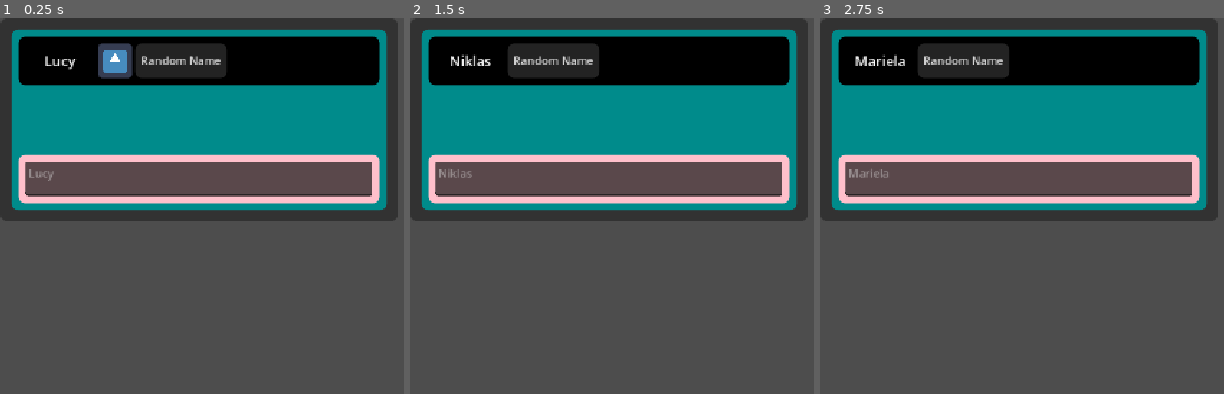
Above: before the commit, frames 1-3 (left to right).
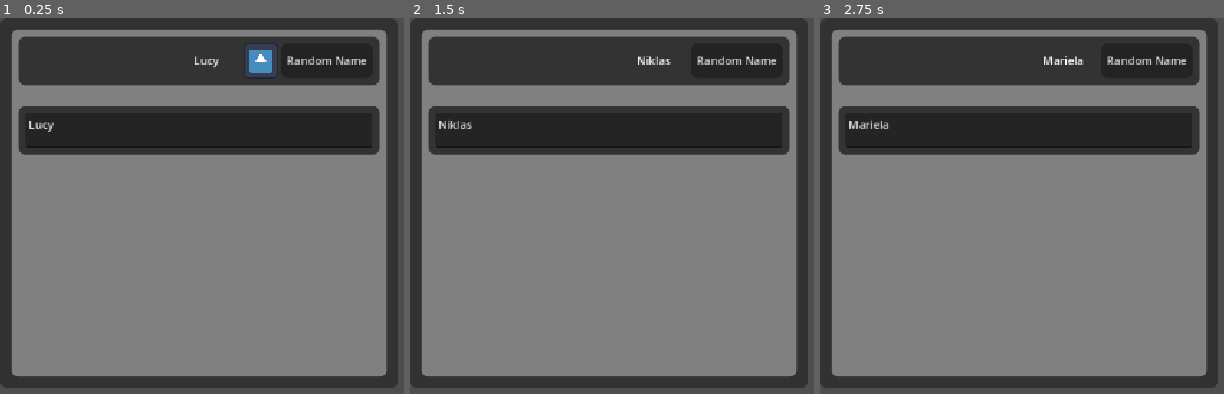
Above: after the commit, the same moments.

Repository: ElvisVilla/GDScriptUI
Game: Godot game, scene res://examples/ViewExample.tscn
Same seed, same stepped clock (60 frames per second), same inputs: the game is played once before the commit and once after it. The engine's default icon, where the game draws it, is replaced by a stand-in: a white triangle on a blue panel in a dark square.
Inputs:
- Up to frame 1 (0.25 s): no input
- Up to frame 2 (1.5 s): click "Random Name" at 0.5 s; click "Random Name" at 1.25 s
- Up to frame 3 (2.75 s): click "Random Name" at 2 s

The runs differ from the first frame. In frame 1, 88% of the frame differs, in the area x 0-99%, y 3-99%; in frame 2, 88%; in frame 3, 88%.
Error after the commit: Attempt to call function 'get_method_list' in base 'null instance' on a null instance. (res://framework/core/UIRoot.gd:17)

Commit message:
Implement SizeFlags
Fix paddin at background

Diff:
--- a/framework/builders/BaseBuilder.gd
+++ b/framework/builders/BaseBuilder.gd
@@ -4,156 +4,208 @@
 var _content_node: Control # The actual control being built (Button, Label, etc.)
 var _margin_node: MarginContainer # Optional margin wrapper
 var _panel_node: PanelContainer # Optional panel background wrapper
+var _panel_margin_node: MarginContainer # Optional panel and margin wrapper
 var _use_margin: bool = false # Flag to determine if we're using margin
 var _use_panel: bool = false # Flag to determine if we're using panel background
+var _use_panel_margin: bool = false # Flag to determine if we're using panel and margin
 
 func _init():
-    pass
+	pass
 
 # Creates and configures the margin container if needed
 func _setup_margin_if_needed():
-    if _use_margin and not _margin_node:
-        _margin_node = MarginContainer.new()
-        if _content_node.get_parent():
-            var parent = _content_node.get_parent()
-            parent.remove_child(_content_node)
-            parent.add_child(_margin_node)
-            _margin_node.add_child(_content_node)
-        else:
-            _margin_node.add_child(_content_node)
+	if _use_margin and not _margin_node:
+		_margin_node = MarginContainer.new()
+		if _content_node.get_parent():
+			var parent = _content_node.get_parent()
+			parent.remove_child(_content_node)
+			parent.add_child(_margin_node)
+			_margin_node.add_child(_content_node)
+		else:
+			_margin_node.add_child(_content_node)
+
+func _setup_panel_margin_if_needed():
+	if _use_panel_margin and not _panel_margin_node:
+		_panel_margin_node = MarginContainer.new()
+
+		# First make sure panel exists
+		if not _panel_node:
+			_setup_panel_if_needed()
+
+		# Now reparent the panel into the panel margin
+		if _panel_node.get_parent():
+			var parent = _panel_node.get_parent()
+			parent.remove_child(_panel_node)
+			parent.add_child(_panel_margin_node)
+			_panel_margin_node.add_child(_panel_node)
+		else:
+			_panel_margin_node.add_child(_panel_node)
+
 
 # Creates and configures the panel container if needed
 func _setup_panel_if_needed():
-    if _use_panel and not _panel_node:
-        _panel_node = PanelContainer.new()
-
-        # If we already have a margin, place the panel outside the margin
-        if _use_margin and _margin_node:
-            if _margin_node.get_parent():
-                var parent = _margin_node.get_parent()
-                parent.remove_child(_margin_node)
-                parent.add_child(_panel_node)
-                _panel_node.add_child(_margin_node)
-            else:
-                _panel_node.add_child(_margin_node)
-        # Otherwise, place the panel directly around the content
-        elif _content_node.get_parent():
-            var parent = _content_node.get_parent()
-            parent.remove_child(_content_node)
-            parent.add_child(_panel_node)
-            _panel_node.add_child(_content_node)
-        else:
-            _panel_node.add_child(_content_node)
+	if _use_panel and not _panel_node:
+		_panel_node = PanelContainer.new()
+
+		# If we already have a margin, place the panel outside the margin
+		if _use_margin and _margin_node:
+			if _margin_node.get_parent():
+				var parent = _margin_node.get_parent()
+				parent.remove_child(_margin_node)
+				parent.add_child(_panel_node)
+				_panel_node.add_child(_margin_node)
+			else:
+				_panel_node.add_child(_margin_node)
+		# Otherwise, place the panel directly around the content
+		elif _content_node.get_parent():
+			var parent = _content_node.get_parent()
+			parent.remove_child(_content_node)
+			parent.add_child(_panel_node)
+			_panel_node.add_child(_content_node)
+		else:
+			_panel_node.add_child(_content_node)
 
 ## Gets the node that should be added to the parent
 func _get_parent_node() -> Control:
-    if _use_panel:
-        return _panel_node
-    elif _use_margin:
-        return _margin_node
-    else:
-        return _content_node
+	if _use_panel_margin:
+		return _panel_margin_node
+	elif _use_panel:
+		return _panel_node
+	elif _use_margin:
+		return _margin_node
+	else:
+		return _content_node
+
+func _with_panel_margin(enable: bool = true) -> BaseBuilder:
+	_use_panel_margin = enable
+	_setup_panel_margin_if_needed()
+	return self
 
 # Toggle margin container usage
 func _with_margin(enable: bool = true) -> BaseBuilder:
-    _use_margin = enable
-    _setup_margin_if_needed()
-    return self
+	_use_margin = enable
+	_setup_margin_if_needed()
+	return self
 
 # Add to parent node
 func _in_node(parent: Node) -> BaseBuilder:
-    parent.add_child(_get_parent_node())
-    return self
+	parent.add_child(_get_parent_node())
+	return self
 
 # Visibility control
 func visible(value: bool = true) -> BaseBuilder:
-    _get_parent_node().visible = value
-    return self
+	_get_parent_node().visible = value
+	return self
 
 # Size control
 func size(width: int, height: int) -> BaseBuilder:
-    _content_node.custom_minimum_size = Vector2(width, height)
-    return self
+	_content_node.custom_minimum_size = Vector2(width, height)
+	return self
 
 # Name setting (applies to both the main node and the margin if present)
 func name(value: String) -> BaseBuilder:
-    _content_node.name = value
-    if _use_margin and _margin_node:
-        _margin_node.name = value + " Container"
-    if _use_panel and _panel_node:
-        _panel_node.name = value + " Panel"
-    return self
+	_content_node.name = value
+	if _use_margin and _margin_node:
+		_margin_node.name = value + " Container"
+	if _use_panel and _panel_node:
+		_panel_node.name = value + " Panel"
+	return self
 
 # Focus control
 func focusable(value: bool = true) -> BaseBuilder:
-    _content_node.focus_mode = Control.FOCUS_ALL if value else Control.FOCUS_NONE
-    return self
+	_content_node.focus_mode = Control.FOCUS_ALL if value else Control.FOCUS_NONE
+	return self
 
 # Tooltip
 func tooltip(text: String) -> BaseBuilder:
-    _content_node.tooltip_text = text
-    return self
+	_content_node.tooltip_text = text
+	return self
 
 # Mouse filter
 func mouse_filter(filter: Control.MouseFilter) -> BaseBuilder:
-    _content_node.mouse_filter = filter
-    return self
+	_content_node.mouse_filter = filter
+	return self
 
 # Padding - only works if margins are enabled
 func padding(amount: int = 8) -> BaseBuilder:
-    if not _use_margin:
-        # Automatically enable margin if padding is requested
-        _with_margin(true)
-
-    _margin_node.add_theme_constant_override("margin_left", amount)
-    _margin_node.add_theme_constant_override("margin_right", amount)
-    _margin_node.add_theme_constant_override("margin_top", amount)
-    _margin_node.add_theme_constant_override("margin_bottom", amount)
-    return self
+	if _use_panel and not _use_panel_margin:
+		# Automatically enable panel margin if padding is requested after background
+		_use_panel_margin = true
+		_setup_panel_margin_if_needed()
+
+		_panel_margin_node.add_theme_constant_override("margin_left", amount)
+		_panel_margin_node.add_theme_constant_override("margin_right", amount)
+		_panel_margin_node.add_theme_constant_override("margin_top", amount)
+		_panel_margin_node.add_theme_constant_override("margin_bottom", amount)
+		return self
+
+	if not _use_margin:
+		# For padding before background, enable regular margin
+		_with_margin(true)
+
+	_margin_node.add_theme_constant_override("margin_left", amount)
+	_margin_node.add_theme_constant_override("margin_right", amount)
+	_margin_node.add_theme_constant_override("margin_top", amount)
+	_margin_node.add_theme_constant_override("margin_bottom", amount)
+	return self
 
 # Set specific padding values
 func padding_specific(left: int = 0, top: int = 0, right: int = 0, bottom: int = 0) -> BaseBuilder:
-    if not _use_margin:
-        # Automatically enable margin if padding is requested
-        _with_margin(true)
-
-    _margin_node.add_theme_constant_override("margin_left", left)
-    _margin_node.add_theme_constant_override("margin_top", top)
-    _margin_node.add_theme_constant_override("margin_right", right)
-    _margin_node.add_theme_constant_override("margin_bottom", bottom)
-    return self
-
+	if not _use_margin:
+		# Automatically enable margin if padding is requested
+		_with_margin(true)
+
+	_margin_node.add_theme_constant_override("margin_left", left)
+	_margin_node.add_theme_constant_override("margin_top", top)
+	_margin_node.add_theme_constant_override("margin_right", right)
+	_margin_node.add_theme_constant_override("margin_bottom", bottom)
+	return self
+
+func size_flags(size_flags_h: int = View.SizeFlags.FILL, size_flags_v: int = View.SizeFlags.FILL) -> BaseBuilder:
+	_get_parent_node().size_flags_horizontal = size_flags_h
+	_get_parent_node().size_flags_vertical = size_flags_v
+	return self
 
 # Customize panel background color
 func background(color: Color, corner_radius: int = 0) -> BaseBuilder:
-    if not _use_panel:
-        _use_panel = true
-        _setup_panel_if_needed()
-
-    var style = StyleBoxFlat.new()
-    style.bg_color = color
-    #corner_radius
-    style.corner_radius_top_left = corner_radius
-    style.corner_radius_top_right = corner_radius
-    style.corner_radius_bottom_left = corner_radius
-    style.corner_radius_bottom_right = corner_radius
-    _panel_node.add_theme_stylebox_override("panel", style)
-
-
-    return self
+	if not _use_panel:
+		_use_panel = true
+		_setup_panel_if_needed()
+
+	var style = StyleBoxFlat.new()
+	style.bg_color = color
+	#corner_radius
+	style.corner_radius_top_left = corner_radius
+	style.corner_radius_top_right = corner_radius
+	style.corner_radius_bottom_left = corner_radius
+	style.corner_radius_bottom_right = corner_radius
+	_panel_node.add_theme_stylebox_override("panel", style)
+
+
+	return self
 
 #TODO: Test frame modifier for each control View
-func frame(width: int = -1, height: int = -1, expand_h: bool = false,
-        expand_v: bool = false, fill_ratio: float = 1.0) -> BaseBuilder:
-    if width >= 0 and height >= 0:
-        _content_node.custom_minimum_size = Vector2(width, height)
-
-    if expand_h:
-        _content_node.size_flags_horizontal = Control.SIZE_FILL
-        if fill_ratio != 1.0:
-            _content_node.size_flags_stretch_ratio = fill_ratio
-
-    if expand_v:
-        _content_node.size_flags_vertical = Control.SIZE_FILL
-
-    return self
+func frame(width: int = -1, height: int = -1, size_flags_h: int = View.SizeFlags.FILL,
+		size_flags_v: int = View.SizeFlags.FILL) -> BaseBuilder:
+	if width >= 0 and height >= 0:
+		_get_parent_node().custom_minimum_size = Vector2(width, height)
+		_get_parent_node().size_flags_horizontal = size_flags_h
+		_get_parent_node().size_flags_vertical = size_flags_v
+	elif width >= 0:
+		_get_parent_node().custom_minimum_size = Vector2(width, -1)
+		_get_parent_node().size_flags_vertical = size_flags_v
+		_get_parent_node().size_flags_horizontal = size_flags_h
+	elif height >= 0:
+		_get_parent_node().custom_minimum_size = Vector2(-1, height)
+		_get_parent_node().size_flags_vertical = size_flags_v
+		_get_parent_node().size_flags_horizontal = size_flags_h
+
+	return self
+
+func onMouseEntered(callback: Callable) -> BaseBuilder:
+	_content_node.mouse_entered.connect(callback)
+	return self
+
+func onMouseExited(callback: Callable) -> BaseBuilder:
+	_content_node.mouse_exited.connect(callback)
+	return self
--- a/framework/builders/containers/ContainerBuilder.gd
+++ b/framework/builders/containers/ContainerBuilder.gd
@@ -23,6 +23,7 @@
 	if _content_node.get_parent() == _margin_node:
 		_content_node.queue_free()
 	_content_node = HBoxContainer.new()
+	_content_node.alignment = View.BoxContainerAlignment.CENTER
 	_margin_node.add_child(_content_node)
 	_margin_node.name = description + " Margin Container"
 	_content_node.name = description + " HBox Container"
@@ -39,6 +40,7 @@
 	if _content_node.get_parent() == _margin_node:
 		_content_node.queue_free()
 	_content_node = VBoxContainer.new()
+	_content_node.alignment = View.BoxContainerAlignment.CENTER
 	_margin_node.add_child(_content_node)
 	_margin_node.name = description + " Margin Container"
 	_content_node.name = description + " VBox Container"
@@ -54,18 +56,6 @@
 	_content_node.set("theme_override_constants/separation", value)
 	return self
 
-# func padding(amount: int) -> ContainerBuilder:
-# 	_margin_node.add_theme_constant_override("margin_left", amount)
-# 	_margin_node.add_theme_constant_override("margin_right", amount)
-# 	_margin_node.add_theme_constant_override("margin_top", amount)
-# 	_margin_node.add_theme_constant_override("margin_bottom", amount)
-# 	return self
-
-# func showContent(value: bool = true) -> ContainerBuilder:
-# 	_margin_node.visible = value
-# 	return self
-
-
-# func _in_node(parent: Node) -> ContainerBuilder:
-# 	parent.add_child(_margin_node, true)
-# 	return self
+func alignment(alignment: View.BoxContainerAlignment) -> ContainerBuilder:
+	_content_node.set("alignment", alignment)
+	return self
--- a/framework/builders/elements/TextureRectBuilder.gd
+++ b/framework/builders/elements/TextureRectBuilder.gd
@@ -15,8 +15,8 @@
 	_content_node.expand_mode = int(mode)
 	return self
 
-# Controls how the texture is displayed within its bounding rectangle
-# See StretchMode enum for detailed descriptions of each mode
+## Controls how the texture is displayed within its bounding rectangle
+## See StretchMode enum for detailed descriptions of each mode
 func stretch_mode(mode: View.StretchMode) -> TextureRectBuilder:
 	_content_node.stretch_mode = int(mode)
 	return self
--- a/framework/core/View.gd
+++ b/framework/core/View.gd
@@ -60,23 +60,46 @@
 enum ExpandMode {
 	## The minimum size will be equal to texture size, TextureRect can't be smaller than the texture
 	KEEP_SIZE = 0,
-	IGNORE_SIZE = 1, # The size of the texture won't be considered for minimum size calculation
-	FIT_WIDTH = 2, # The height of the texture will be ignored; useful for horizontal layouts
-	FIT_WIDTH_PROPORTIONAL = 3, # Same as FIT_WIDTH but keeps texture's aspect ratio
-	FIT_HEIGHT = 4, # The width of the texture will be ignored; useful for vertical layouts
-	FIT_HEIGHT_PROPORTIONAL = 5 # Same as FIT_HEIGHT but keeps texture's aspect ratio
+	## The size of the texture won't be considered for minimum size calculation
+	IGNORE_SIZE = 1,
+	## The height of the texture will be ignored; useful for horizontal layouts
+	FIT_WIDTH_PROPORTIONAL = 3,
+	## The width of the texture will be ignored; useful for vertical layouts
+	FIT_HEIGHT = 4,
+	## Same as FIT_HEIGHT but keeps texture's aspect ratio
+	FIT_HEIGHT_PROPORTIONAL = 5,
 }
 
 enum StretchMode {
-	SCALE = 0, # Scale to fit the node's bounding rectangle
-	TILE = 1, # Tile inside the node's bounding rectangle
-	KEEP = 2, # The texture keeps its original size and stays in the top-left corner
-	KEEP_CENTERED = 3, # The texture keeps its original size and stays centered
+	## Scale (stretch) to fit the node's bounding rectangle
+	SCALE = 0,
+	## Tile the image inside the node's bounding rectangle
+	TILE = 1,
+	## The texture keeps its original size, is not counted for minimum size calculation inside the container
+	KEEP = 2,
+	## As with [Keep] the texture keeps its original size, is not counted for minimum size calculation inside the container
 	KEEP_ASPECT = 4, # Scale the texture to fit the bounding rectangle while maintaining aspect ratio
-	KEEP_ASPECT_CENTERED = 5, # Scale to fit, center it and maintain aspect ratio
-	KEEP_ASPECT_COVERED = 6 # Scale so shorter side fits bounding rectangle, other side may clip
+	## Scale to fit, center it and maintain aspect ratio
+	KEEP_ASPECT_CENTERED = 5,
+	## Cover the entire bounding rectangle, aspect ratio is not maintained, the texture may be cropped
+	KEEP_ASPECT_COVERED = 6,
 }
 
+enum SizeFlags {
+	SHRINK_BEGIN = Control.SIZE_SHRINK_BEGIN,
+	FILL = Control.SIZE_FILL,
+	EXPAND = Control.SIZE_EXPAND,
+	EXPAND_FILL = Control.SIZE_EXPAND_FILL,
+	SHRINK_CENTER = Control.SIZE_SHRINK_CENTER,
+	SHRINK_END = Control.SIZE_SHRINK_END,
+}
+
+
+enum BoxContainerAlignment {
+	BEGIN = 0,
+	CENTER = 1,
+	END = 2,
+}
 
 func set_nested_view(viewName: String, view: View):
 	if not nestedViews.has(viewName):
--- a/framework/views/App UI.gd
+++ b/framework/views/App UI.gd
@@ -35,18 +35,8 @@
 	body = [
 		VBox("App UI", [
 			Label(view_name).fontSize(30),
-			PersonView("Elvis"),
 
 			VBox("Labels", [
-
-				Label("Hello Mi Amor!")
-					.fontSize(20),
-
-				Label("Te amo!")
-					.fontSize(15),
-
-				Label("Te amo mucho!")
-					.fontSize(15),
 
 				VBox("Toggles", [
 
@@ -75,20 +65,20 @@
 			Label("This content is visible: " + str(showContent2)),
 
 			ForEach(elements,
-			func(element):
-				return VBox("Element", [
-					Label(element if element != null else "No value").fontSize(12),
-					Button(element if element != null else "No value").fontSize(12),
-					Button("Hello").fontSize(12),
+				func(element):
+					return VBox("Element", [
+						Label(element if element != null else "No value").fontSize(12),
+						Button(element if element != null else "No value").fontSize(12),
+						Button("Hello").fontSize(12),
 
-					Image("res://icon.svg")
-						.frame(50, 50, true)
-						.visible(count < 5),
+						Image("res://icon.svg")
+							.frame(50, 50, true)
+							.visible(count < 5),
 
-					Image("res://icon.svg")
-						.frame(50, 50, true)
-						.visible(count >= 7),
-				]),
+						Image("res://icon.svg")
+							.frame(50, 50, true)
+							.visible(count >= 7),
+					]),
 			),
 
 			ForEach(elements,
--- a/framework/views/PersonView.gd
+++ b/framework/views/PersonView.gd
@@ -19,35 +19,34 @@
 			HBox("Person container", [
 
 				Label(person_name)
-					.frame(100, 50, true, false)
-					.align(1)
-					.fontSize(20),
+					.frame(100, 50)
+					.align(1),
 
 				Image("res://icon.svg")
 					.expand_mode(ExpandMode.IGNORE_SIZE)
+					.stretch_mode(StretchMode.KEEP_ASPECT_CENTERED)
 					.frame(50, 50)
 					.visible(person_name == "Lucy"),
 
 				Button("Random Name")
 					.onPressed(func(): person_name = names.pick_random())
-					.padding()
-					.onHover(func(): print("hovering on random name button"))
+					.padding(),
 
 			])
+			.alignment(BoxContainerAlignment.END)
 			.spacing(4)
 			.padding(10)
-			.background(Color.BLACK, 10)
+			.background(Color.BLACK.lightened(0.2), 10)
 			.padding(10),
 
 			TextEdit(person_name if person_name != "" else "Enter your name", "Enter your name")
 				.frame(500, 50)
 				.padding(10)
-				.textColor(Color.DARK_CYAN)
-				.editable(false)
-				.background(Color.PINK, 10)
+				.background(Color.BLACK.lightened(0.2), 10)
 				.padding(10),
 		])
-		.padding(10)
-		.background(Color.DARK_CYAN, 10)
-		.spacing(100)
+		.frame(500, 500)
+		.spacing(10)
+		.background(Color.WEB_GRAY, 10)
+		.alignment(BoxContainerAlignment.BEGIN)
 	]
